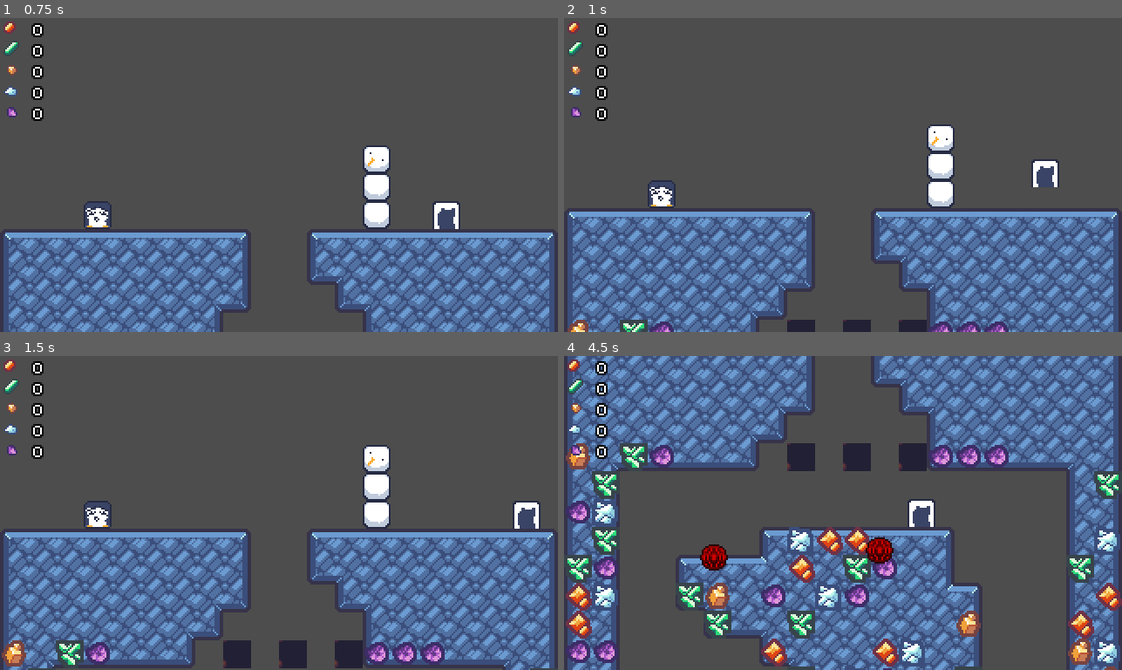
Above: before the commit, frames 1-4 (two rows, left to right).
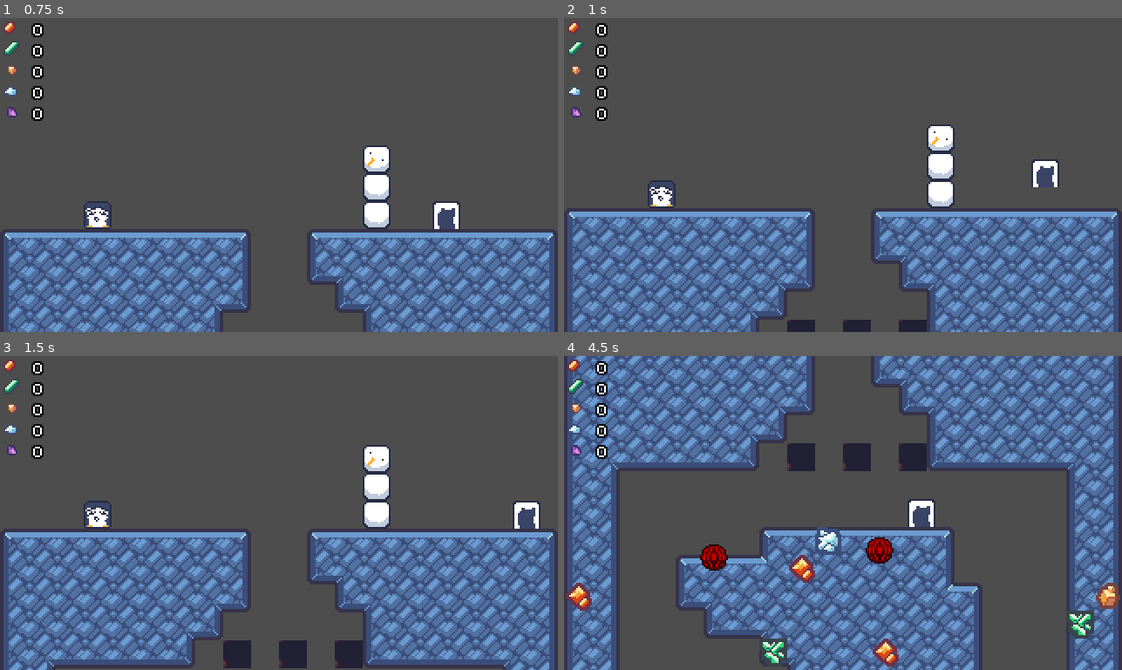
Above: after the commit, the same moments.

Repository: Ninesliced/ludumdare-57
Game: Godot game, scene res://scenes/main.tscn
Two runs of this game, one before a commit and one after it. Both use one fixed random seed, a clock stepped at 60 frames per second and the inputs below. The engine's default icon, where the game draws it, is replaced by a stand-in: a white triangle on a blue panel in a dark square.
Inputs (mouse positions are in pixels of both pictures, inside the frame that each line leads up to):
- Up to frame 1 (0.75 s): move the mouse to (401, 159) at 0.52 s; hold D (right) from 0.53 s (still down); tap J (burrow) at 0.6 s; click (401, 159) at 0.67 s
- Up to frame 2 (1 s): keep holding D (right); tap Space (jump) at 0.77 s
- Up to frame 3 (1.5 s): release D (right) at 1.25 s; drag from (167, 528) to (435, 663) at 1.27 s
- Up to frame 4 (4.5 s): tap Enter at 2 s; move the mouse to (898, 443) at 2.02 s; hold A (left) 2.03-2.75 s; tap J (burrow) at 2.1, 3.6 s; drag from (815, 575) to (999, 597) at 2.77 s; move the mouse to (1010, 560) at 3.52 s; hold D (right) 3.53-4.25 s; tap Space (jump) at 3.77 s; drag from (675, 465) to (1110, 547) at 4.27 s

Frame 1 is identical in both runs. In frame 2, 0.8% of the frame differs, in the area x 0-80%, y 96-100%; in frame 3, 1.7%; in frame 4, 11%, in the area x 0-100%, y 27-100%.

Commit message:
Correct size, adjust probability

Diff:
--- a/scenes/entities/player/player.tscn
+++ b/scenes/entities/player/player.tscn
@@ -12,7 +12,7 @@
 [ext_resource type="Script" uid="uid://bbtpx3uely5l6" path="res://scenes/entities/player/grounded_detector.gd" id="9_5sj0x"]
 
 [sub_resource type="RectangleShape2D" id="RectangleShape2D_1hmtu"]
-size = Vector2(16, 16)
+size = Vector2(16, 15)
 
 [sub_resource type="RectangleShape2D" id="RectangleShape2D_5sj0x"]
 size = Vector2(20, 17)
@@ -24,7 +24,7 @@
 hold_to_burrow = true
 
 [node name="CollisionShape2D" type="CollisionShape2D" parent="."]
-visible = false
+position = Vector2(0, 0.5)
 shape = SubResource("RectangleShape2D_1hmtu")
 
 [node name="StateMachine" parent="." node_paths=PackedStringArray("initial_state", "entity") instance=ExtResource("4_bj7e2")]
@@ -54,14 +54,15 @@
 unique_name_in_owner = true
 emitting = false
 amount = 16
+texture = ExtResource("5_ovg4i")
 lifetime = 0.5
 direction = Vector2(0, 0)
 spread = 180.0
 gravity = Vector2(0, 0)
 initial_velocity_min = 10.0
 initial_velocity_max = 40.0
-scale_amount_min = 2.0
-scale_amount_max = 4.0
+scale_amount_min = 0.5
+scale_amount_max = 0.5
 color = Color(0.14902, 0.168627, 0.266667, 1)
 
 [node name="PlayerBurrowedComponent" parent="StateMachine/Burrowed" node_paths=PackedStringArray("player") instance=ExtResource("6_1murt")]
--- a/scenes/map/map_loader.gd
+++ b/scenes/map/map_loader.gd
@@ -6,23 +6,23 @@
 
 const proba_ore = {
 	"Ruby": {
-		"proba": 0.1,
+		"proba": 0.05,
 		"tile_id": 1
 	},
 	"Emerald": {
-		"proba": 0.1,
+		"proba": 0.02,
 		"tile_id": 2
 	},
 	"Topaz": {
-		"proba": 0.1,
+		"proba": 0.01,
 		"tile_id": 3
 	},
 	"Diamond": {
-		"proba": 0.1,
+		"proba": 0.005,
 		"tile_id": 4
 	},
 	"Amethyst": {
-		"proba": 0.1,
+		"proba": 0.002,
 		"tile_id": 5
 	}
 }
